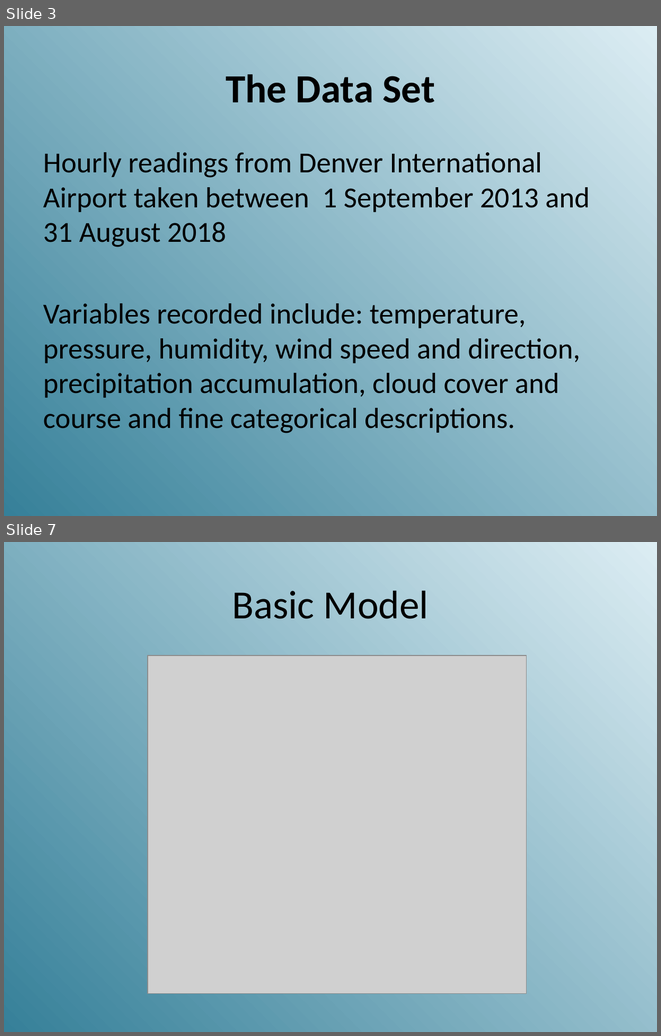
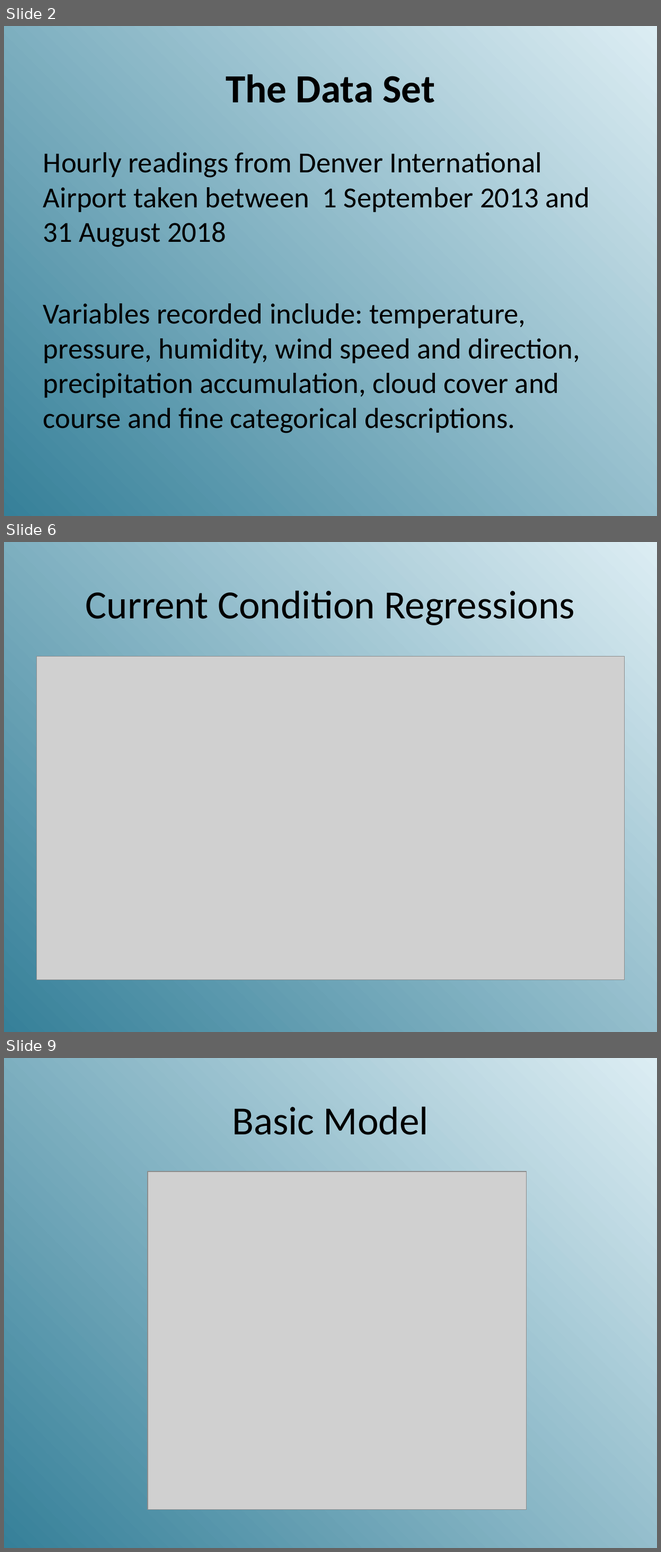
Before and after one commit to Kgatliffe/new_weather_data, a slide deck: Gatliffe-Panter-Zhang.pptx. Shown one above the other, each under a label of ours: slides 3 and 7 before the commit, slides 2, 6 and 9 after it; the slides between them are not shown. The pictures are 661x1036 and 661x1552 pixels, drawn with LibreOffice and Linux fonts; fonts in the diff are those of the drawing; grey boxes stand for pictures. Boxes give left, top, right and bottom in pixels: in the first picture for what was removed or moved away, otherwise in the second. Text is boxed around its words. In the diff, an @@ line names an element or a change of style, - is before the commit and + after.

```diff
--- a/Gatliffe-Panter-Zhang.pptx
+++ b/Gatliffe-Panter-Zhang.pptx
@@ slide 6 added at [4, 542, 657, 1032], background gradient #DCEDF3 to #368099 @@
@@ title added at [85, 590, 575, 625], 44 pt, text #000000 @@
+Current Condition Regressions
@@ picture added at [37, 656, 624, 979] @@
@@ what was slide 3 is now slide 2 @@
@@ what was slide 7 is now slide 9 @@
```
Also in this commit, not shown: 1 slide changed, 5 other slides added, 6 slides removed.
